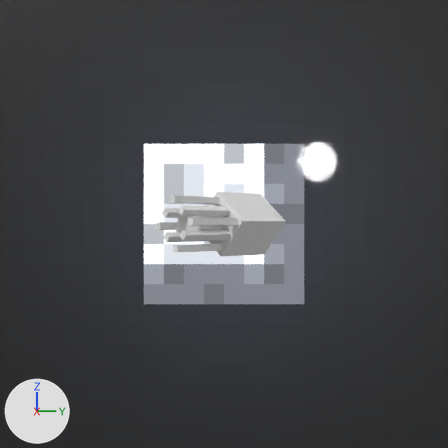
One commit to the Blender file asset_source/blender/rocket_squid_model.blend: the scene before it, then after it.
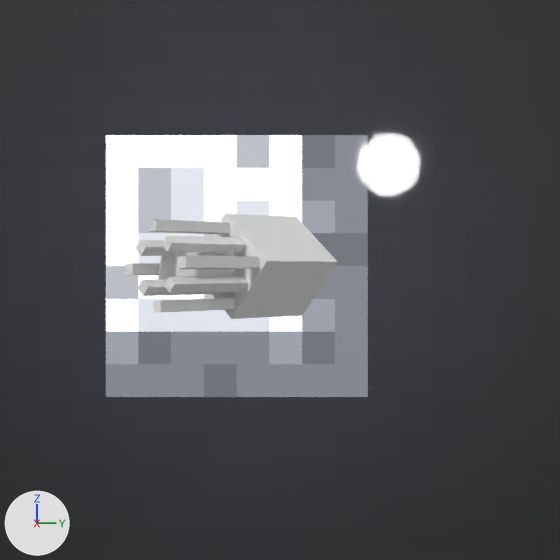
There are two pictures of each version: one from the file's camera 'Camera', one close up on the part from 18% to 94% of the width and 14% to 90% of the height. Lighting does not change. The marker at lower left points along +X, +Y and +Z. The older version's two pictures come first.

Script lines for the objects in view, before the commit:
```python
me_mesh_8 = bpy.data.meshes.new('Mesh_8')
me_mesh_8.from_pydata(...)  # 24 vertices, 12 faces; spans x -0.062..0.062, y -0.062..0.062, z -1.188..0.062
me_mesh_8.materials.append(mat_material_0)  # its picture is missing
me_smoke_001 = bpy.data.meshes.new('smoke.001')
me_smoke_001.from_pydata([(-0.5, -0.5, 0.0), (0.5, -0.5, 0.0), (-0.5, 0.5, 0.0), (0.5, 0.5, 0.0)], [], [(0, 1, 3, 2)])
me_smoke_001.materials.append(mat_smoke_001)  # its picture is missing
me_smoke_002 = bpy.data.meshes.new('smoke.002')
me_smoke_002.from_pydata([(-0.5, -0.5, 0.0), (0.5, -0.5, 0.0), (-0.5, 0.5, 0.0), (0.5, 0.5, 0.0)], [], [(0, 1, 3, 2)])
me_smoke_002.materials.append(mat_smoke_002)  # its picture is missing
ob_rocket_squid_model = bpy.data.objects.new('rocket_squid_model', None)
ob_rocket_squid_model.location = (0.0, -0.715, 0.0)
ob_rocket_squid_model.rotation_euler = (1.571, -0.698, 3.927)  # degrees (90, -40, 225)
ob_smoke_001 = bpy.data.objects.new('smoke.001', me_smoke_001)
ob_smoke_001.location = (-0.13, -0.46, -0.01)
ob_smoke_001.rotation_euler = (1.571, -0.0668, 1.571)  # degrees (90, -3.8, 90)
ob_smoke_001.scale = (0.447, 0.447, 1.0)
ob_smoke_002 = bpy.data.objects.new('smoke.002', me_smoke_002)
ob_smoke_002.location = (-0.33, -0.69, -0.03)
ob_smoke_002.rotation_euler = (1.571, 0.165, 1.571)  # degrees (90, 9.5, 90)
ob_smoke_002.scale = (0.365, 0.365, 0.817)
ob_tent7 = bpy.data.objects.new('Tent7', me_mesh_8)
ob_tent7.parent = ob_modelrocketsquid
ob_tent7.location = (-0.312, 0.312, -0.562)
ob_tent7.rotation_euler = (0.0, 0.0, -2.356)  # degrees (0, 0, -135)
# also in view: 'Head' at (-1.06, 0.35, 0.0); 'Tent6' at (-0.1, -0.28, -0.2); 'Moon/Sky' at (-14.39, 0.0, 0.0); 'Tent1' at (-0.29, -0.48, 0.44); 'Tent0' at (-0.12, -0.31, 0.24)
```
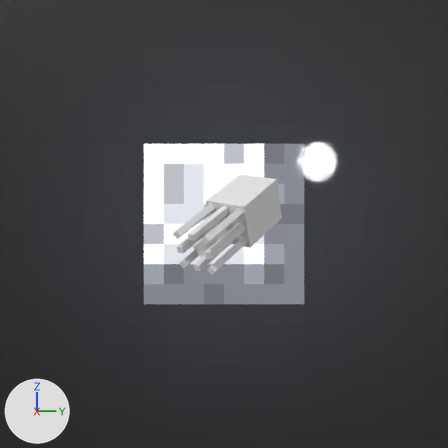
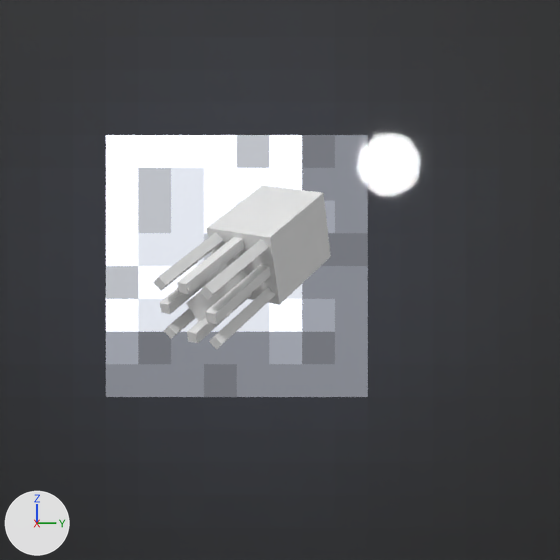
ob_rocket_squid_model is not drawn itself; it is the parent of ob_modelrocketsquid.

What differs and where, as boxes (x1, y1, x2, y2) in the close-ups (560 x 560 px):
'Head', moved, turned: before (212, 213, 338, 319); after (207, 186, 331, 305)
'Tent6', moved, turned: before (164, 276, 248, 293); after (205, 265, 271, 324)
'Tent0', moved, turned: before (162, 236, 246, 253); after (177, 237, 244, 294)
'Tent1', moved, turned: before (148, 219, 230, 234); after (153, 232, 223, 291)
'Tent5', moved, turned: before (153, 298, 235, 313); after (209, 287, 275, 350)
'Tent7', moved, turned: before (178, 256, 260, 269); after (200, 239, 268, 300)
'Tent4', moved, turned: before (138, 279, 218, 296); after (187, 293, 252, 343)
'Tent2', moved, turned: before (136, 240, 175, 256); after (160, 280, 207, 314)
'smoke.001', moved, turned: before (174, 250, 216, 277); after (203, 261, 243, 317)
'Tent3', moved, turned: before (125, 263, 160, 275); after (164, 308, 196, 339)
'smoke.002', moved, turned: before (158, 256, 176, 280); after (186, 292, 214, 321)

What the commit changed:
Object 'rocket_squid_model' (ob_rocket_squid_model) moves from (0.0, -0.715, 0.0) to (0.0, -0.4, -0.4).
Object 'rocket_squid_model' (ob_rocket_squid_model) turns from (90, -40, 225) to (63, -8.3, 237) degrees about x, y and z.
Object 'smoke.001' (ob_smoke_001) moves from (-0.13, -0.46, -0.01) to (-0.11, -0.13, -0.25).
Object 'smoke.001' (ob_smoke_001) turns from (90, -3.8, 90) to (82, -49, 124) degrees about x, y and z.
Object 'smoke.002' (ob_smoke_002) moves from (-0.33, -0.69, -0.03) to (-0.2, -0.34, -0.45).
Object 'smoke.002' (ob_smoke_002) turns from (90, 9.5, 90) to (83, -36, 122) degrees about x, y and z.
